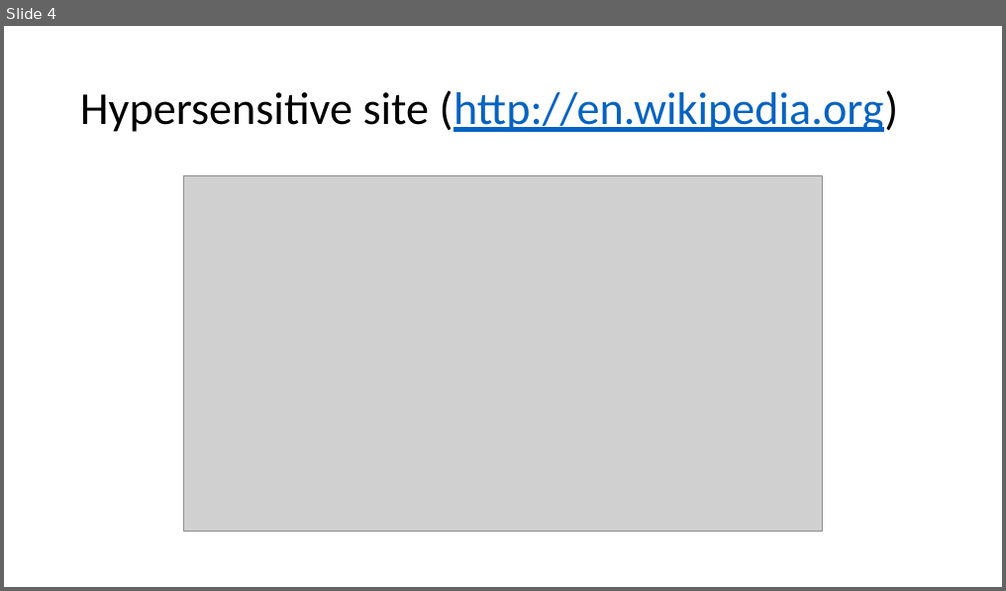
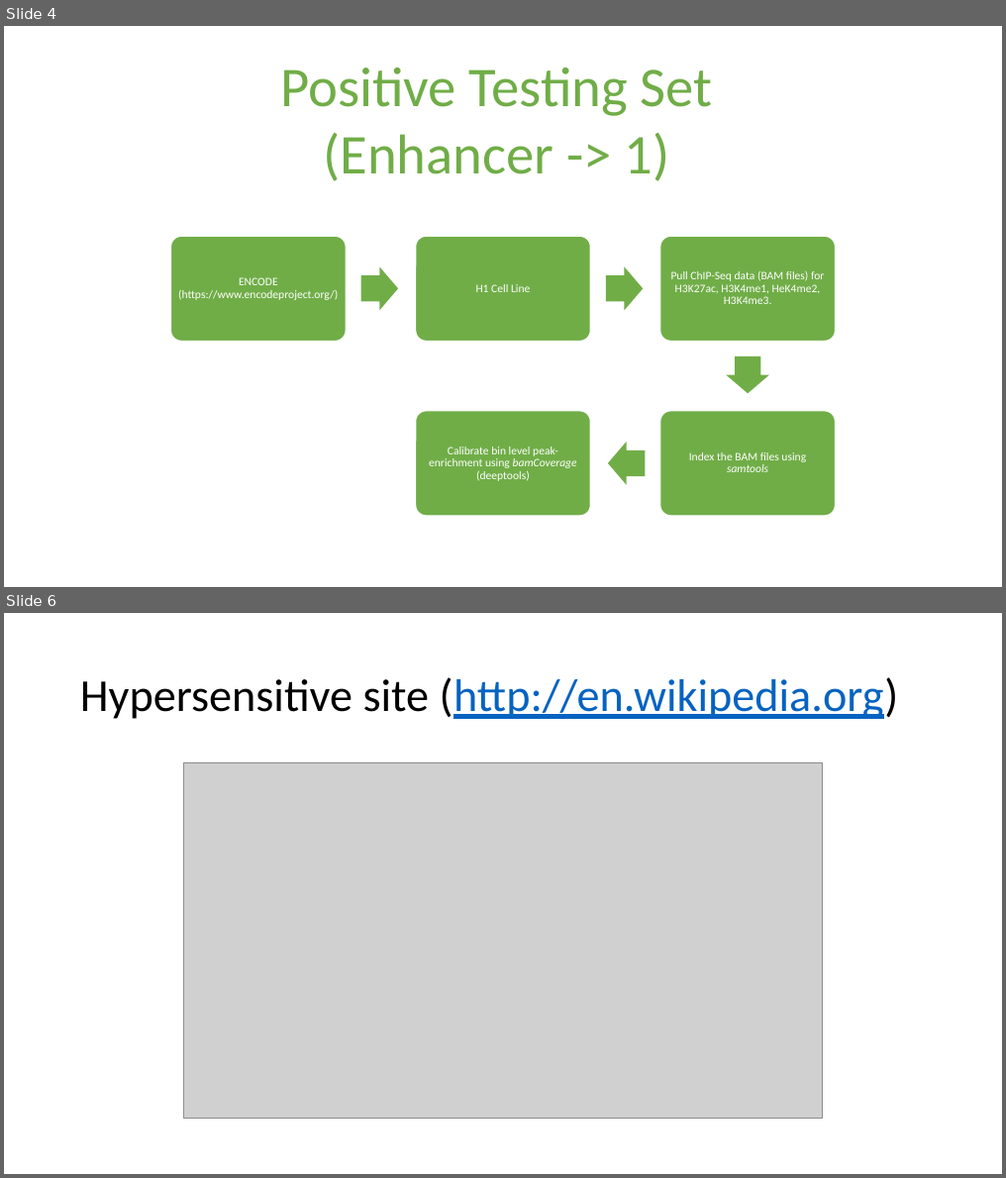
Before and after one commit to shauryajauhari/MachineLearning, a slide deck: Machine_Learning_Deep_Learning/data/Dataset_Preparation_EP_DL.pptx. Shown one above the other, each under a label of ours: slide 4 before the commit, slides 4 and 6 after it; the slides between them are not shown. The pictures are 1006x591 and 1006x1178 pixels, drawn with LibreOffice and Linux fonts; fonts in the diff are those of the drawing; grey boxes stand for pictures. Boxes give left, top, right and bottom in pixels: in the first picture for what was removed or moved away, otherwise in the second. Text is boxed around its words. In the diff, an @@ line names an element or a change of style, - is before the commit and + after.

```diff
--- a/Machine_Learning_Deep_Learning/data/Dataset_Preparation_EP_DL.pptx
+++ b/Machine_Learning_Deep_Learning/data/Dataset_Preparation_EP_DL.pptx
@@ slide 4 added at [4,26,1002,587], background #FFFFFF @@
@@ text added at [280,68,713,181], 54 pt, text #70AD47 @@
+Positive Testing Set
+(Enhancer -> 1)
@@ group added at [171,236,836,516]: 5 rounded rectangles, 5 texts, 4 right arrows @@
+ENCODE (https://www.encodeproject.org/)
+H1 Cell Line
+Pull ChIP-Seq data (BAM files) for H3K27ac, H3K4me1, HeK4me2, H3K4me3.
+Index the BAM files using samtools
+Calibrate bin level peak-enrichment using bamCoverage (deeptools)
@@ what was slide 4 is now slide 6 @@
```
Also in this commit, not shown: 2 slides changed, 1 other slide added, 1 other file.
